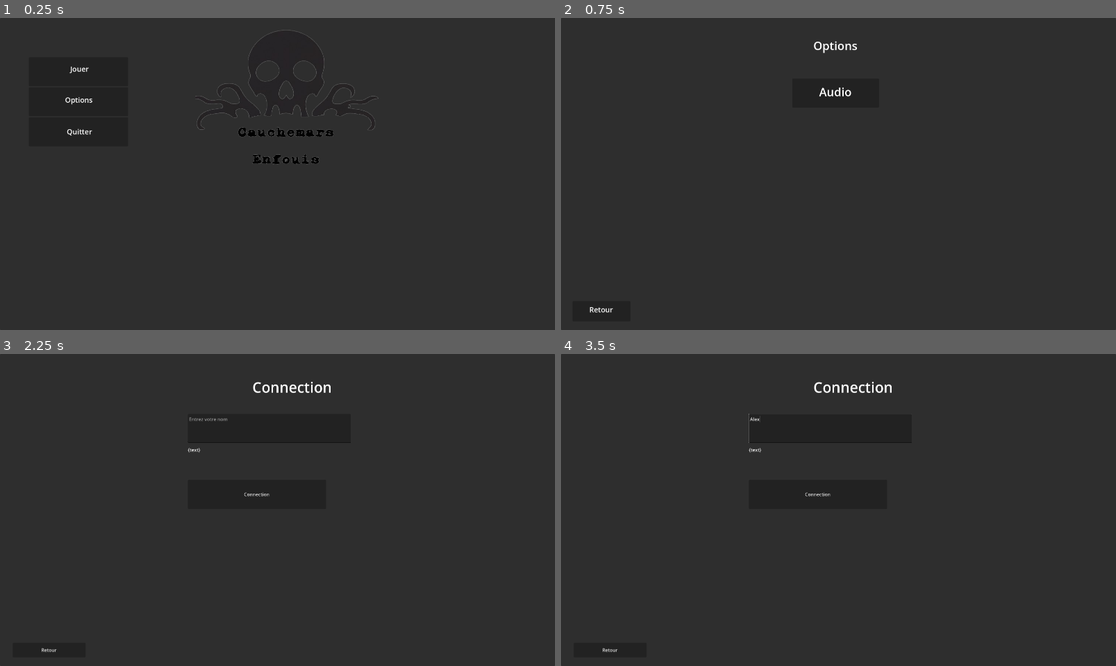
Above: before the commit, frames 1-4 (two rows, left to right).
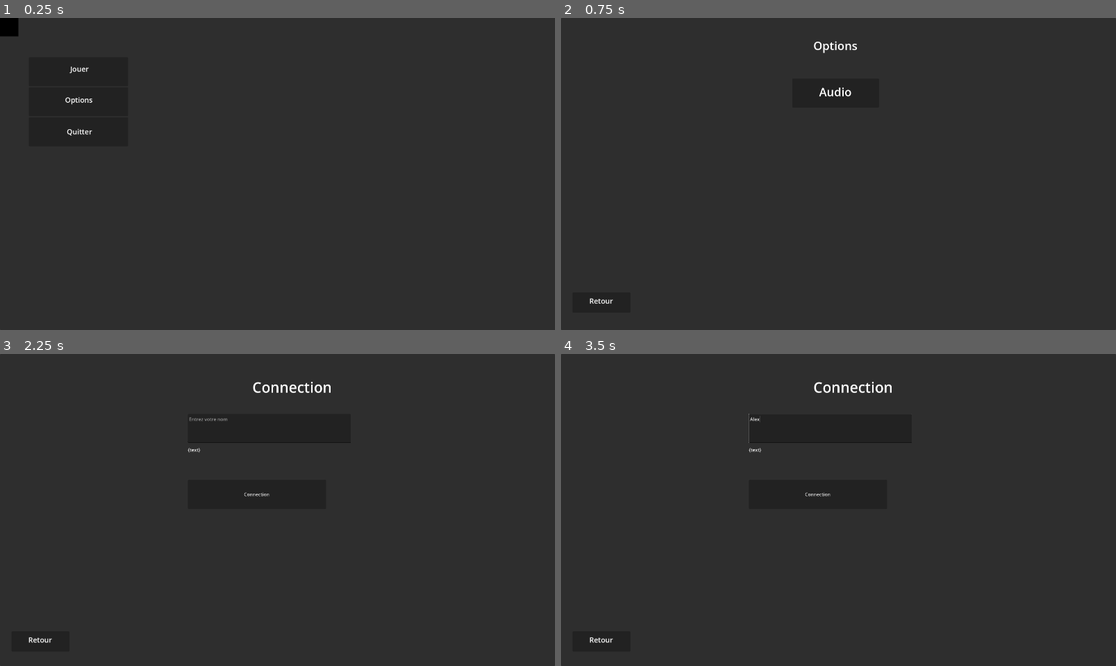
Above: after the commit, the same moments.

Repository: ResyYT/Cauchemarsenfouisv2
Game: Godot game, scene res://scenes/menu_start.tscn
Same seed, same stepped clock (60 frames per second), same inputs: the game is played once before the commit and once after it. Video files are missing from this copy of the repository; at most half a second of black plays in their place.
Inputs (mouse positions are in pixels of both pictures, inside the frame that each line leads up to):
- Up to frame 1 (0.25 s): no input
- Up to frame 2 (0.75 s): click "[center][font_size=25]Options" at 0.5 s
- Up to frame 3 (2.25 s): click "[center][font_size=25 ]Retour" at 1.25 s; click "[center][font_size=25]Jouer" at 2 s
- Up to frame 4 (3.5 s): click (832, 428) at 2.77 s; type "Alex" at 2.85 s

The runs differ from the first frame. In frame 1, 0.8% of the frame differs, in the area x 0-69%, y 0-47%; in frame 2, less than 0.1%; in frame 3, less than 0.1%; in frame 4, less than 0.1%.

Commit message:
Ajout menu
fond d'écran menu, modification boutons

Diff:
--- a/project.godot
+++ b/project.godot
@@ -20,3 +20,4 @@
 
 window/size/viewport_width=1920
 window/size/viewport_height=1080
+window/size/mode=2
--- a/scenes/connection.tscn
+++ b/scenes/connection.tscn
@@ -68,15 +68,24 @@
 
 [node name="Retour" type="VBoxContainer" parent="Panel"]
 layout_mode = 0
-offset_left = 44.0
-offset_top = 1000.0
-offset_right = 296.0
-offset_bottom = 1050.0
+offset_left = 40.0
+offset_top = 960.0
+offset_right = 240.0
+offset_bottom = 1030.0
 
 [node name="BoutonRetour" type="Button" parent="Panel/Retour"]
-custom_minimum_size = Vector2(0, 50)
+custom_minimum_size = Vector2(0, 70)
 layout_mode = 2
-text = "Retour"
+
+[node name="RetourText" type="RichTextLabel" parent="Panel/Retour/BoutonRetour"]
+offset_left = -24.0
+offset_top = 12.0
+offset_right = 222.0
+offset_bottom = 80.0
+mouse_filter = 2
+bbcode_enabled = true
+text = "[center][font_size=25
+]Retour"
 
 [connection signal="pressed" from="Panel/BoutonsConnection/Connection" to="." method="_appuyer_connection"]
 [connection signal="pressed" from="Panel/Retour/BoutonRetour" to="." method="_on_bouton_retour_pressed"]
--- a/scenes/menu_start.tscn
+++ b/scenes/menu_start.tscn
@@ -1,7 +1,7 @@
 [gd_scene load_steps=3 format=3 uid="uid://3yejr3wewjgw"]
 
 [ext_resource type="Script" path="res://scripts/MenuStart.gd" id="1_8s8k5"]
-[ext_resource type="Texture2D" uid="uid://d4fbu6x025hqr" path="res://Image/Cauchemars_Enfouis_logo_transparant.png" id="1_r1k5e"]
+[ext_resource type="VideoStream" path="res://video/caméra_boucle.ogv" id="2_cbv1l"]
 
 [node name="MenuStart2" type="Control"]
 layout_mode = 3
@@ -17,12 +17,21 @@
 offset_right = 1980.0
 offset_bottom = 1080.0
 
+[node name="VideoStreamPlayer" type="VideoStreamPlayer" parent="Panel"]
+layout_mode = 0
+offset_right = 1987.0
+offset_bottom = 1088.0
+audio_track = 1
+stream = ExtResource("2_cbv1l")
+autoplay = true
+loop = true
+
 [node name="VBoxContainer" type="VBoxContainer" parent="Panel"]
 layout_mode = 0
 offset_left = 100.0
 offset_top = 136.0
 offset_right = 443.0
-offset_bottom = 473.0
+offset_bottom = 444.0
 
 [node name="Jouer" type="Button" parent="Panel/VBoxContainer"]
 custom_minimum_size = Vector2(0, 100)
@@ -66,14 +75,6 @@
 bbcode_enabled = true
 text = "[center][font_size=25]Quitter"
 
-[node name="TextureRect" type="TextureRect" parent="."]
-layout_mode = 0
-offset_left = 676.0
-offset_top = 29.0
-offset_right = 1311.0
-offset_bottom = 603.0
-texture = ExtResource("1_r1k5e")
-
 [connection signal="pressed" from="Panel/VBoxContainer/Jouer" to="." method="_on_jouer_pressed"]
 [connection signal="pressed" from="Panel/VBoxContainer/Options" to="." method="_on_options_pressed"]
 [connection signal="pressed" from="Panel/VBoxContainer/Quitter" to="." method="_on_quitter_pressed"]
--- a/scenes/options_menu.tscn
+++ b/scenes/options_menu.tscn
@@ -53,9 +53,9 @@
 [node name="Retour" type="VBoxContainer" parent="Panel"]
 layout_mode = 0
 offset_left = 40.0
-offset_top = 980.0
+offset_top = 950.0
 offset_right = 240.0
-offset_bottom = 1050.0
+offset_bottom = 1020.0
 
 [node name="RetourButton" type="Button" parent="Panel/Retour"]
 custom_minimum_size = Vector2(0, 70)
--- a/scripts/Connection.gd
+++ b/scripts/Connection.gd
@@ -3,7 +3,7 @@
 @onready var _statusText = $Panel/InformationsStatus/StatusServeur
 @onready var _yourName = $Panel/InformationsConnection/Pseudo
 @onready var _connection = $Panel/BoutonsConnection/Connection
-var status_serveur = "Disline"
+var status_serveur = "Offline"
 var player_id_name = {}
 
 func _ready():
Not shown, changed: export_presets.cfg
Not shown, added: client/0.0.6/client-0.0.6-ALPHA.console.exe
Not shown, added: client/0.0.6/client-0.0.6-ALPHA.exe
Not shown, removed: client/0.0.6/client.console.exe
Not shown, changed: client/0.0.6/client.exe
Not shown, changed: server/0.0.6/server.x86_64
Not shown, added: video/caméra_boucle.ogv
Not shown, changed: video/tv_-_31851-_1080p_.ogv
